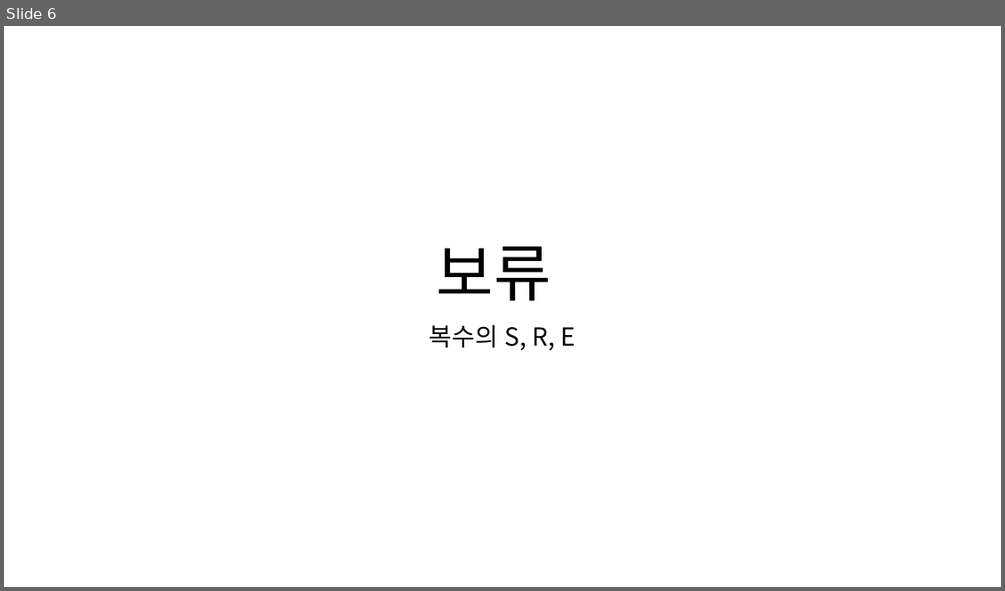
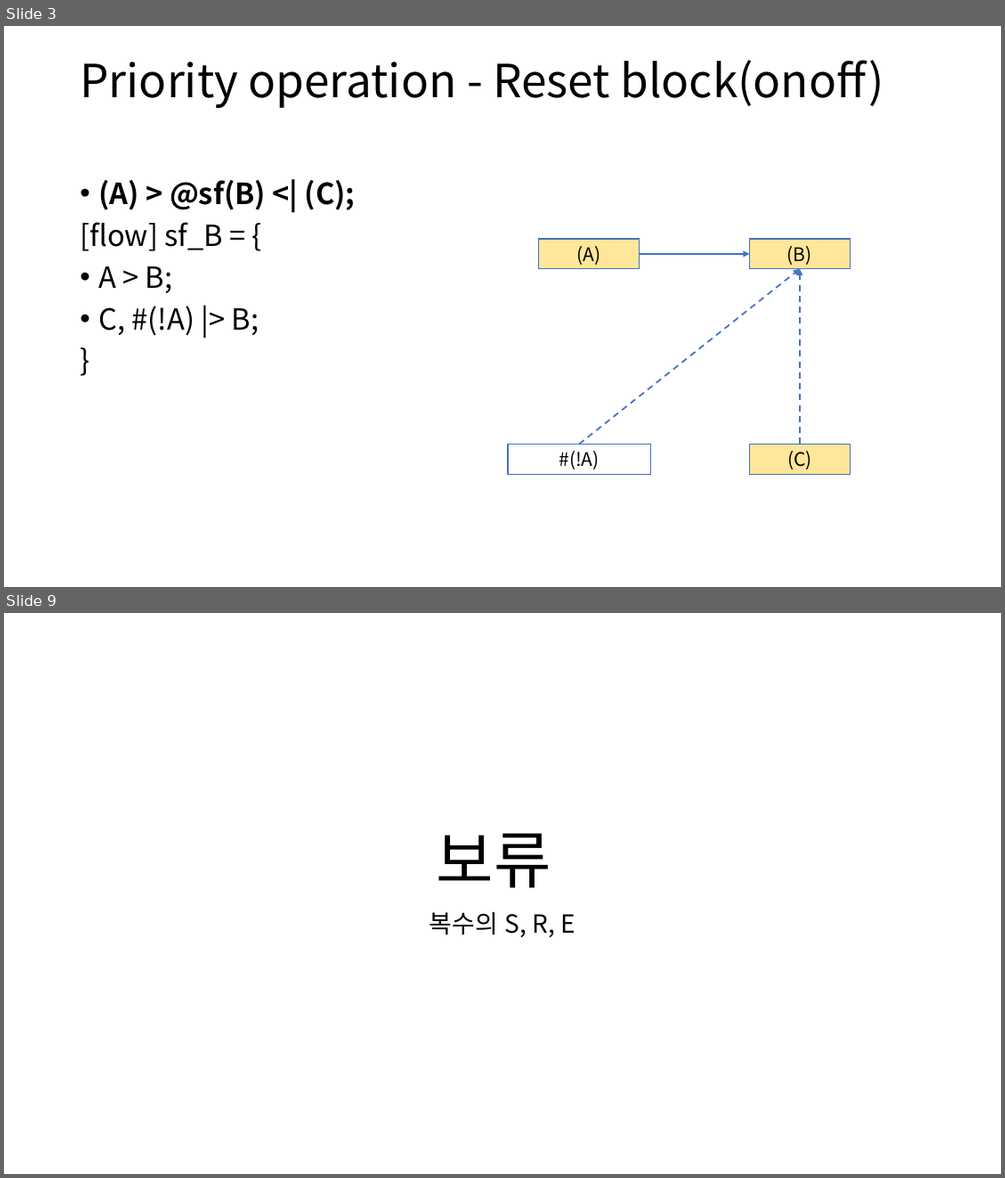
Before and after one commit to DualsoftDev/ds, a slide deck: Doc/PowerPoint/macro.pptx. Shown one above the other, each under a label of ours: slide 6 before the commit, slides 3 and 9 after it; the slides between them are not shown. The pictures are 1005x591 and 1005x1178 pixels, drawn with LibreOffice and Linux fonts; fonts in the diff are those of the drawing. Boxes give left, top, right and bottom in pixels: in the first picture for what was removed or moved away, otherwise in the second. Text is boxed around its words. In the diff, an @@ line names an element or a change of style, - is before the commit and + after.

Commit message:
macro.ppt : fix, add onoff Segments

```diff
--- a/Doc/PowerPoint/macro.pptx
+++ b/Doc/PowerPoint/macro.pptx
@@ slide 3 added at bbox=[4, 26, 1001, 587], background #FFFFFF @@
@@ title added at bbox=[80, 60, 884, 108], 44 pt, text #000000 @@
+Priority operation - Reset block(onoff)
@@ text added at bbox=[80, 180, 356, 335], 28 pt, text #000000 @@
+• (A) > @sf(B) <| (C);
+[flow] sf_B = {
+• A > B;
+• C, #(!A) |> B;
+}
@@ rectangle added at bbox=[539, 239, 639, 268], fill #FFE699, outline #4472C4 1 pt, 18 pt, text #000000 @@
+(A)
@@ rectangle added at bbox=[750, 239, 850, 268], fill #FFE699, outline #4472C4 1 pt, 18 pt, text #000000 @@
+(B)
@@ arrow added from (639, 254) to (750, 254), #4472C4 1.5 pt @@
@@ arrow added from (579, 444) to (800, 269), #4472C4 1.5 pt dashed @@
@@ arrow added from (800, 444) to (800, 269), #4472C4 1.5 pt dashed @@
@@ rectangle added at bbox=[508, 444, 651, 474], fill #FFFFFF, outline #4472C4 1 pt, 18 pt, text #000000 @@
+#(!A)
@@ rectangle added at bbox=[750, 444, 850, 474], fill #FFE699, outline #4472C4 1 pt, 18 pt, text #000000 @@
+(C)
@@ what was slide 6 is now slide 9 @@
```
Also in this commit, not shown: 5 slides changed, 5 other slides added.
